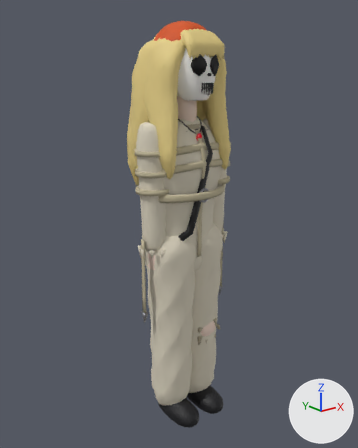
The glTF model public/models/ale.glb: old version first, new version second.
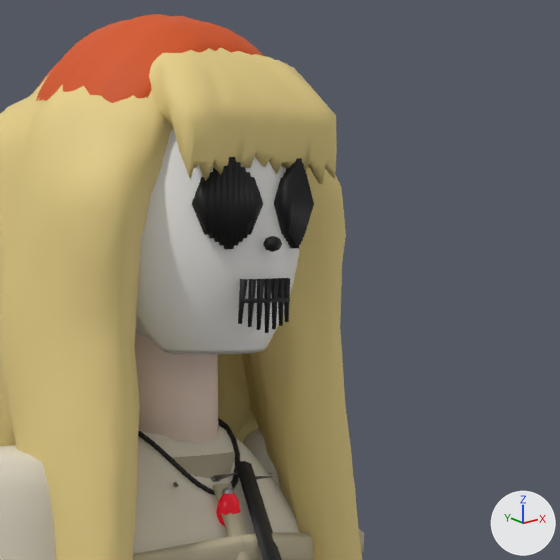
Old and new are each drawn whole from a 50 mm camera at (-1.541, -1.88, 1.83) aimed at (-0.005, 0.039, 1.062) and again close up on the part from 41% to 77% of the width and 4% to 33% of the height. The axes (+X, +Y, +Z) are drawn at lower right. The lights are the same throughout. The older version's two pictures come first. Vertices at exactly the same position are counted once.

Objects in the first close-up: 'hair', 'hairRoot', 'part_MAT_CLOTH_cord_ale', 'part_MAT_CLOTH_suit_ale', 'part_MAT_CLOTH_suit_ale_dk', 'part_MAT_LEATHER_strap_ale', 'part_MAT_SKIN_skin_ale', 'prop_maskOn' and 4 more.
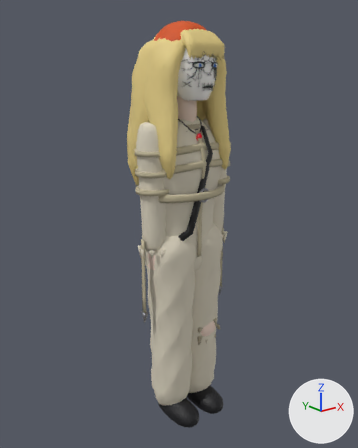
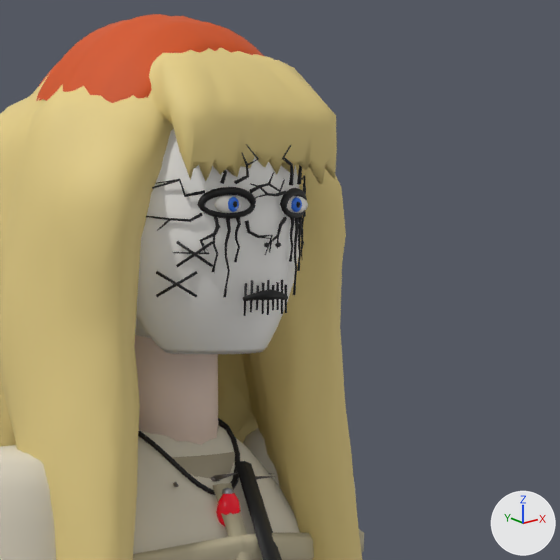
Pixel boxes [x1, y1, x2, y2] of what changed, in the close-ups (560 x 560 px; the box of a moved part takes in the faces that stretch with it):
'prop_maskOn', reshaped: before [136, 129, 314, 354]; after [136, 129, 308, 354]
part 1 of me_prop_maskon, moved or reshaped (not visible afterwards): before [238, 279, 248, 324]
part 2 of me_prop_maskon, added: after [243, 283, 247, 316]
part 3 of me_prop_maskon, added: after [250, 280, 253, 312]
part 4 of me_prop_maskon, added: after [256, 285, 259, 310]
part 5 of me_prop_maskon, added: after [262, 283, 265, 314]
part 6 of me_prop_maskon, added: after [267, 280, 270, 315]
part 7 of me_prop_maskon, added: after [276, 282, 279, 310]
part 8 of me_prop_maskon, added: after [281, 280, 283, 314]
part 9 of me_prop_maskon, added: after [284, 285, 287, 313]
part 10 of me_prop_maskon, added: after [287, 196, 308, 213]
part 11 of me_prop_maskon, added: after [214, 195, 242, 213]
part 12 of me_prop_maskon, added: after [291, 197, 302, 212]
part 13 of me_prop_maskon, added: after [228, 197, 239, 212]
part 14 of me_prop_maskon, moved or reshaped: before [192, 157, 314, 333]; after [146, 144, 307, 301]

Edits to the bpy script that builds the scene:
```text
Change me_prop_maskon:
    remove me_prop_maskon.from_pydata(...)  # 1366 vertices, 2612 faces; spans x -0.124..0.124, y -0.178..-0.044, z 1.692..1.938
    add me_prop_maskon.from_pydata(...)  # 2219 vertices, 4190 faces; spans x -0.124..0.124, y -0.172..-0.044, z 1.692..1.938
    me_prop_maskon part 1: the loose piece of 10 vertices spanning x -0.034..-0.027, y -0.163..-0.156, z 1.725..1.77 is multiplied about its middle by the matrix ((0.052, -0.32, -0.162), (-0.31, 0.042, -0.182), (0.18, 0.165, -0.268)), then moved by (0.13, 0.05, 0.113)
    me_prop_maskon part 2: the loose piece of 10 vertices spanning x -0.003..0.003, y -0.167..-0.161, z 1.715..1.77 is copied, and the copy is scaled about its middle by (0.39, 0.385, 0.6), then moved by (-0.029, 0.003, 0.007); it spans x -0.03..-0.027, y -0.162..-0.16, z 1.733..1.766
    me_prop_maskon part 3: the loose piece of 10 vertices spanning x -0.023..-0.017, y -0.165..-0.159, z 1.722..1.77 is copied, and the copy is scaled about its middle by (0.396, 0.361, 0.666), then moved by (-0.001, 0.0, 0.007); it spans x -0.023..-0.02, y -0.163..-0.161, z 1.736..1.769
    me_prop_maskon part 4: the loose piece of 10 vertices spanning x -0.013..-0.007, y -0.166..-0.161, z 1.718..1.77 is copied, and the copy is scaled about its middle by (0.4, 0.368, 0.474), then moved by (-0.004, 0.0, 0.007); it spans x -0.015..-0.013, y -0.165..-0.163, z 1.739..1.763
    me_prop_maskon part 5: the loose piece of 10 vertices spanning x -0.003..0.003, y -0.167..-0.161, z 1.715..1.77 is copied, and the copy is scaled about its middle by (0.39, 0.368, 0.567), then moved by (-0.007, 0.0, 0.008); it spans x -0.008..-0.006, y -0.165..-0.163, z 1.735..1.766
    me_prop_maskon part 6: the loose piece of 10 vertices spanning x -0.003..0.003, y -0.167..-0.161, z 1.715..1.77 is copied, and the copy is scaled about its middle by (0.39, 0.367, 0.639), then moved by (0.0, -0.001, 0.008); it spans x -0.001..0.001, y -0.165..-0.164, z 1.733..1.769
    me_prop_maskon part 7: the loose piece of 10 vertices spanning x 0.007..0.013, y -0.166..-0.161, z 1.718..1.77 is copied, and the copy is scaled about its middle by (0.4, 0.368, 0.541), then moved by (0.004, 0.0, 0.008); it spans x 0.013..0.015, y -0.165..-0.163, z 1.738..1.766
    me_prop_maskon part 8: the loose piece of 10 vertices spanning x 0.017..0.023, y -0.165..-0.159, z 1.722..1.77 is copied, and the copy is scaled about its middle by (0.396, 0.361, 0.722), then moved by (0.001, 0.0, 0.005); it spans x 0.02..0.023, y -0.163..-0.161, z 1.734..1.769
    me_prop_maskon part 9: the loose piece of 10 vertices spanning x 0.027..0.034, y -0.163..-0.156, z 1.725..1.77 is copied, and the copy is scaled about its middle by (0.384, 0.348, 0.642), then moved by (-0.003, -0.001, 0.001); it spans x 0.027..0.03, y -0.162..-0.16, z 1.734..1.763
    me_prop_maskon part 10: a new loose piece, a UV sphere (10 segments, 6 rings, poles along z) spanning x 0.028..0.064, y -0.158..-0.146, z 1.835..1.853, in mat_mat_cloth_fine_mask_ale_eye (white #f2f0eb)
    me_prop_maskon part 11: a new loose piece, a UV sphere (10 segments, 6 rings, poles along z) spanning x -0.064..-0.028, y -0.158..-0.146, z 1.835..1.853, in mat_mat_cloth_fine_mask_ale_eye (white #f2f0eb)
    me_prop_maskon part 12: a new loose piece, a UV sphere (10 segments, 6 rings, poles along z) spanning x 0.0369..0.0511, y -0.1607..-0.1547, z 1.8365..1.8515, in mat_mat_effect_fine_mask_ale_iris (blue #256ad1)
    me_prop_maskon part 13: a new loose piece, a UV sphere (10 segments, 6 rings, poles along z) spanning x -0.0511..-0.0369, y -0.1607..-0.1547, z 1.8365..1.8515, in mat_mat_effect_fine_mask_ale_iris (blue #256ad1)
    me_prop_maskon part 14: 112 vertices moved from x -0.036..0.07, y -0.172..-0.137, z 1.718..1.89 to x 0.012..0.073, y -0.166..-0.136, z 1.752..1.861; 318 vertices removed from x -0.081..0.082, y -0.178..-0.128, z 1.715..1.89; 713 vertices added at x -0.119..0.118, y -0.17..-0.071, z 1.748..1.903
    other edits to the shape of me_prop_maskon do not show in these pictures
    add me_prop_maskon.materials.append(mat_mat_cloth_fine_mask_ale_eye)  # white #f2f0eb
    add me_prop_maskon.materials.append(mat_mat_effect_fine_mask_ale_iris)  # blue #256ad1
```
